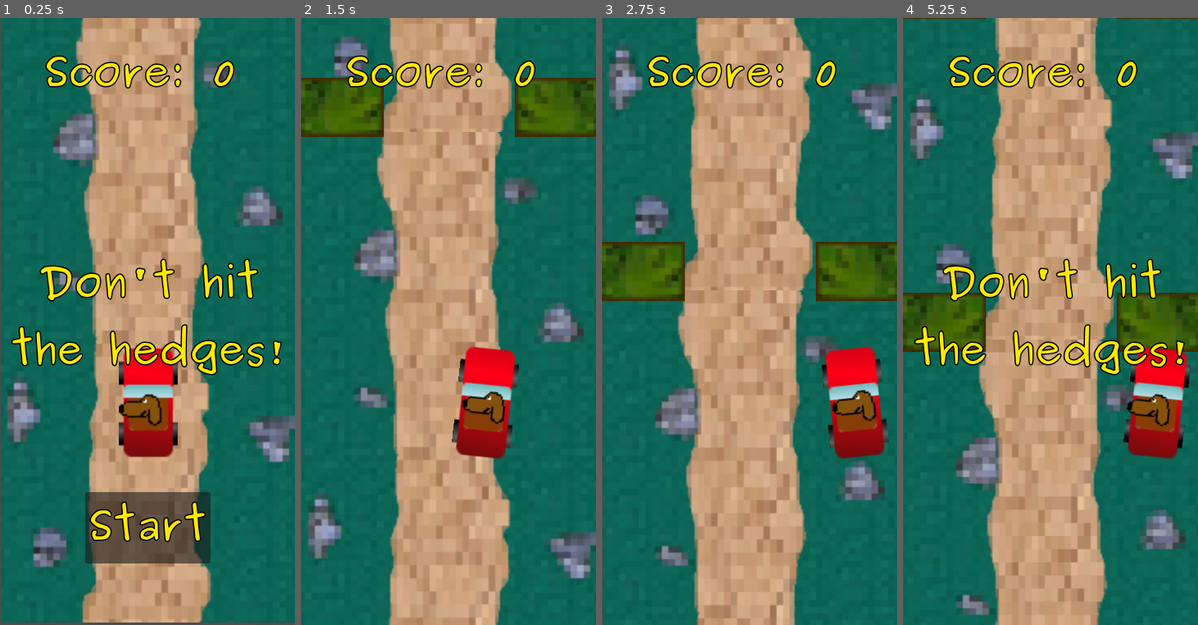
Above: before the commit, frames 1-4 (left to right).
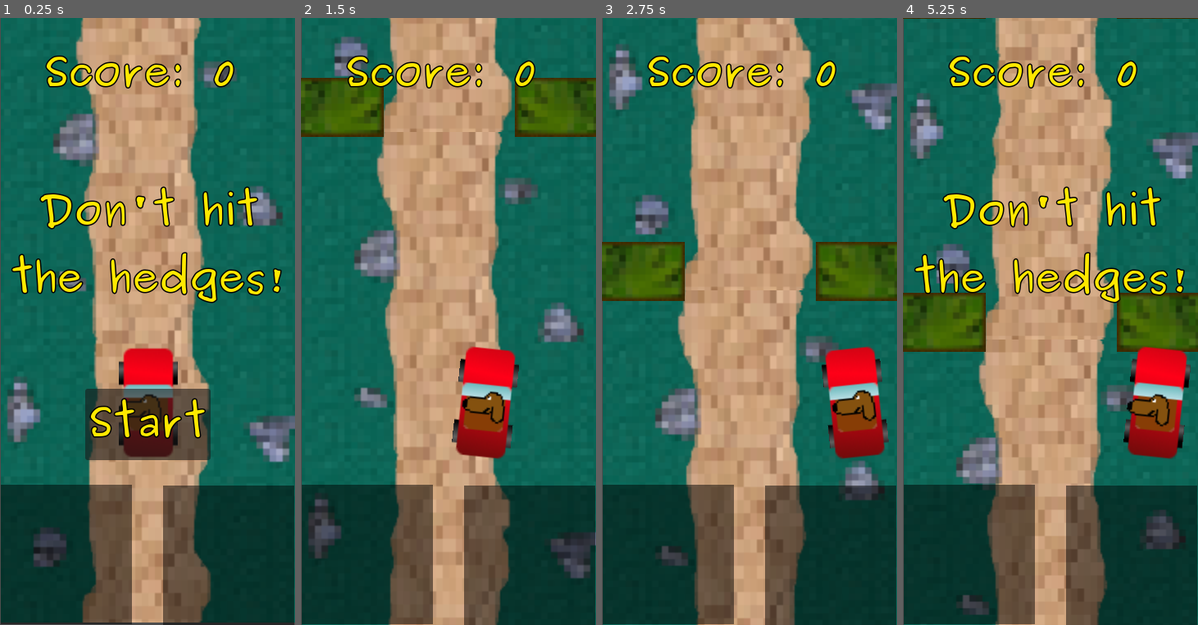
Above: after the commit, the same moments.

Repository: endy128/parkrun
Game: Godot game, scene res://scenes/main.tscn
The game is run twice, just before and just after one commit, with the same random seed, the same clock (stepped at 60 frames per second) and the same inputs.
Inputs:
- Up to frame 1 (0.25 s): no input
- Up to frame 2 (1.5 s): click "Start" at 0.5 s; hold Right (right) from 1.28 s (still down)
- Up to frame 3 (2.75 s): release Right (right) at 2.03 s; hold Left (left) from 2.03 s (still down)
- Up to frame 4 (5.25 s): release Left (left) at 2.78 s; hold Right (right) 2.78-4.28 s; tap Enter at 4.25 s; hold Left (left) from 4.28 s (still down)

The runs differ from the first frame. In frame 1, 30% of the frame differs, in the area x 0-100%, y 27-100%; in frame 2, 20%; in frame 3, 20%; in frame 4, 27%.

Commit message:
added touch buttons

Diff:
--- a/scenes/dog.gd
+++ b/scenes/dog.gd
@@ -13,10 +13,10 @@
 # Called every frame. 'delta' is the elapsed time since the previous frame.
 func _process(delta):
 	if(end_game != true):
-		if(Input.is_action_pressed("left")):
+		if(Input.is_action_pressed("left") or get_node('/root/main/HUD/touch_left').is_pressed()):
 			direction = -1
 			move_vector.x += -move_strength
-		if(Input.is_action_pressed("right")):
+		if(Input.is_action_pressed("right") or get_node('/root/main/HUD/touch_right').is_pressed()):
 			direction = 1
 			move_vector.x += move_strength
 		set_velocity(move_vector)
--- a/scenes/main.gd
+++ b/scenes/main.gd
@@ -27,7 +27,7 @@
 func new_game():
 	Game_Vars.score = 0
 	$HUD.show_message("")
-	get_node('/root/main').update_score(Game_Vars.score)
+	update_score(Game_Vars.score)
 	$dog.start($dog_start_pos.position)
 	get_node("hedges/hedge").start($hedge_start_pos.position)
 	get_node("hedges/hedge2").start($hedge2_start_pos.position)
--- a/scenes/main.tscn
+++ b/scenes/main.tscn
@@ -7,6 +7,32 @@
 [ext_resource type="Script" path="res://scenes/dog.gd" id="4"]
 [ext_resource type="Script" path="res://scenes/HUD.gd" id="7_uwhdw"]
 [ext_resource type="Theme" uid="uid://d7ql06mdxoqr" path="res://scenes/text_theme.tres" id="8_veox6"]
+
+[sub_resource type="Gradient" id="Gradient_talwd"]
+colors = PackedColorArray(0, 0, 0, 0.498039, 0, 0, 0, 0.498039)
+
+[sub_resource type="GradientTexture2D" id="GradientTexture2D_1cc1e"]
+gradient = SubResource("Gradient_talwd")
+width = 160
+height = 170
+fill_to = Vector2(0.5, 0)
+repeat = 2
+
+[sub_resource type="RectangleShape2D" id="RectangleShape2D_j0657"]
+size = Vector2(160, 170)
+
+[sub_resource type="Gradient" id="Gradient_85ig8"]
+colors = PackedColorArray(0, 0, 0, 0.498039, 0, 0, 0, 0.498039)
+
+[sub_resource type="GradientTexture2D" id="GradientTexture2D_r8tnl"]
+gradient = SubResource("Gradient_85ig8")
+width = 160
+height = 170
+fill_to = Vector2(0.5, 0)
+repeat = 2
+
+[sub_resource type="RectangleShape2D" id="RectangleShape2D_pxasx"]
+size = Vector2(160, 170)
 
 [node name="main" type="Node"]
 script = ExtResource("1_phm6y")
@@ -62,9 +88,9 @@
 anchor_right = 0.5
 anchor_bottom = 0.5
 offset_left = -170.0
-offset_top = -84.0
+offset_top = -172.0
 offset_right = 174.0
-offset_bottom = 80.0
+offset_bottom = -8.0
 grow_horizontal = 2
 grow_vertical = 2
 theme = ExtResource("8_veox6")
@@ -75,16 +101,30 @@
 horizontal_alignment = 1
 autowrap_mode = 2
 
+[node name="MessageTimer" type="Timer" parent="HUD"]
+wait_time = 2.0
+one_shot = true
+
+[node name="touch_left" type="TouchScreenButton" parent="HUD"]
+position = Vector2(1, 569)
+texture_normal = SubResource("GradientTexture2D_1cc1e")
+shape = SubResource("RectangleShape2D_j0657")
+
+[node name="touch_right" type="TouchScreenButton" parent="HUD"]
+position = Vector2(199, 570)
+texture_normal = SubResource("GradientTexture2D_r8tnl")
+shape = SubResource("RectangleShape2D_pxasx")
+
 [node name="StartButton" type="Button" parent="HUD"]
 anchors_preset = 7
 anchor_left = 0.5
 anchor_top = 1.0
 anchor_right = 0.5
 anchor_bottom = 1.0
-offset_left = -68.0
-offset_top = -159.0
-offset_right = 68.0
-offset_bottom = -75.0
+offset_left = -76.5
+offset_top = -288.0
+offset_right = 76.5
+offset_bottom = -201.0
 grow_horizontal = 2
 grow_vertical = 0
 theme = ExtResource("8_veox6")
@@ -93,10 +133,6 @@
 theme_override_colors/font_outline_color = Color(0, 0, 0, 1)
 theme_override_constants/outline_size = 6
 text = "Start"
-
-[node name="MessageTimer" type="Timer" parent="HUD"]
-wait_time = 2.0
-one_shot = true
 
 [node name="dog_start_pos" type="Marker2D" parent="."]
 position = Vector2(0, 100)
Not shown, changed: export_presets.cfg
Not shown: 1 places in scenes/main.tscn that only renumber resources
